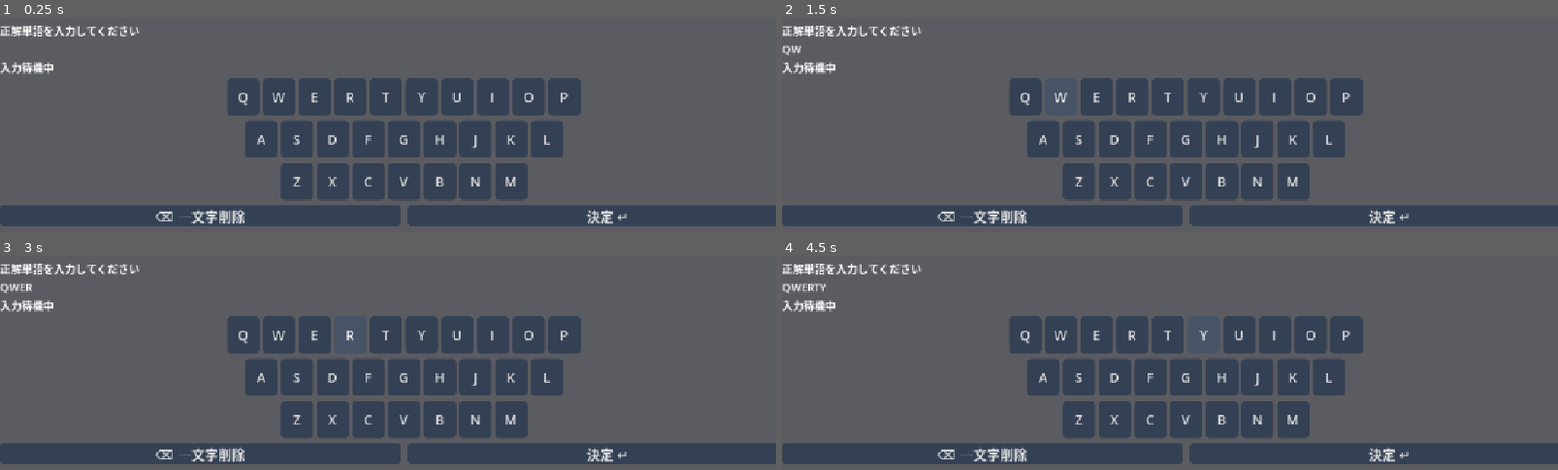
Above: before the commit, frames 1-4 (two rows, left to right).
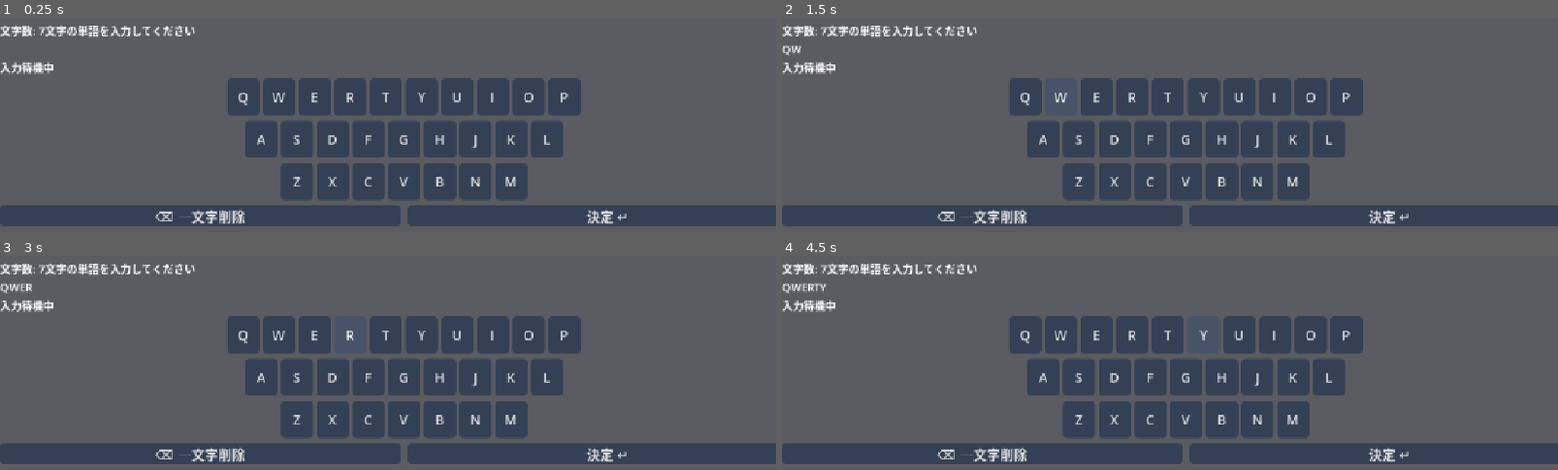
Above: after the commit, the same moments.

Repository: zhangfengsheng129-web/GodotGame
Game: Godot game, scene res://scripts/battle/test_main.tscn
Same seed, same stepped clock (60 frames per second), same inputs: the game is played once before the commit and once after it.
Inputs:
- Up to frame 1 (0.25 s): no input
- Up to frame 2 (1.5 s): click "Q" at 0.5 s; click "W" at 1.25 s
- Up to frame 3 (3 s): click "E" at 2 s; click "R" at 2.75 s
- Up to frame 4 (4.5 s): click "T" at 3.5 s; click "Y" at 4.25 s

The runs differ from the first frame. In frame 1, 0.7% of the frame differs, in the area x 0-26%, y 3-9%; in frame 2, 0.7%; in frame 3, 0.7%; in frame 4, 0.7%.

Commit message:
正解の単語が自動で選ばれるようにしました

Diff:
--- a/デジタルコンテンツ/scripts/battle/test_main.tscn
+++ b/デジタルコンテンツ/scripts/battle/test_main.tscn
@@ -1,7 +1,7 @@
 [gd_scene format=3 uid="uid://c777tndqbyheh"]
 
-[ext_resource type="Script" uid="uid://uvowlkhjkrao" path="res://scripts/testMain@FUJIWARA/testMain.gd" id="1_xygnw"]
-[ext_resource type="Script" uid="uid://cuar5da6bnrhx" path="res://scripts/testMain@FUJIWARA/testUI.gd" id="2_n2sq5"]
+[ext_resource type="Script" uid="uid://uvowlkhjkrao" path="res://scripts/testMain/testMain.gd" id="1_xygnw"]
+[ext_resource type="Script" uid="uid://cuar5da6bnrhx" path="res://scripts/testMain/testUI.gd" id="2_n2sq5"]
 
 [node name="testMain" type="Control" unique_id=1008594703]
 layout_mode = 3
--- /dev/null
+++ b/デジタルコンテンツ/scripts/testMain/testMain.gd
@@ -0,0 +1,184 @@
+
+extends Control
+#これは章さんの作成したTestWordCheckerの挙動を参考に
+#ゲーム上のクリックで文字を入力できるようにしたものです
+#testMain下にあるスクリプトとシーン構成以外には手を加えていません。
+const BattleManagerScript = preload("res://scripts/battle/BattleManager.gd")
+const WordDatabaseScript = preload(
+    "res://scripts/testMain/wordDataBase.gd"
+)
+
+const MIN_WORD_LENGTH = 4
+const MAX_WORD_LENGTH = 8
+
+var word_database
+var answer_word = ""
+var selected_word_length = 0
+
+const ENEMY_MAX_HP = 10
+const PLAYER_MAX_HP = 10
+
+var input_buffer = ""
+var input_mode = "answer"
+
+var battle_manager
+var battle_finished = false
+
+@onready var instruction_label = $MainLayout/InstructionLabel
+@onready var input_label = $MainLayout/InputLabel
+@onready var status_label = $MainLayout/StatusLabel
+@onready var keyboard = $MainLayout/Keyboard
+
+
+func _ready():
+	keyboard.letter_pressed.connect(_on_letter_pressed)
+	keyboard.backspace_pressed.connect(_on_backspace_pressed)
+	keyboard.enter_pressed.connect(_on_enter_pressed)
+
+	word_database = WordDatabaseScript.new()
+
+	start_game()
+
+	update_display()
+
+	print("=== Word Battle Test ===")
+
+func start_game():
+	if not word_database.has_words_in_range(
+		MIN_WORD_LENGTH,
+		MAX_WORD_LENGTH
+	):
+		push_error("指定範囲内に使用できる単語がありません")
+		return
+
+	# ランダムな文字数を選択
+	selected_word_length = randi_range(
+		MIN_WORD_LENGTH,
+		MAX_WORD_LENGTH
+	)
+
+	# 選択した文字数の単語を取得
+	answer_word = word_database.get_random_word(
+		selected_word_length
+	)
+
+	# その文字数の単語がなければ再抽選
+	while answer_word.is_empty():
+		selected_word_length = randi_range(
+			MIN_WORD_LENGTH,
+			MAX_WORD_LENGTH
+		)
+
+		answer_word = word_database.get_random_word(
+			selected_word_length
+		)
+
+	print("=== Game Start ===")
+	print("選択された文字数: ", selected_word_length)
+	print("正解単語: ", answer_word)
+
+	# すぐに戦闘を開始
+	start_battle(answer_word)
+
+# 文字入力
+func _on_letter_pressed(letter: String):
+	if battle_finished:
+		return
+
+	input_buffer += letter
+	update_display()
+
+
+# 一文字削除
+func _on_backspace_pressed():
+	if battle_finished:
+		return
+
+	if input_buffer.length() > 0:
+		input_buffer = input_buffer.substr(
+			0,
+			input_buffer.length() - 1
+		)
+
+	update_display()
+
+
+# 決定ボタン
+func _on_enter_pressed():
+	if battle_finished:
+		return
+
+	if input_buffer.is_empty():
+		return
+
+	var word = input_buffer
+	input_buffer = ""
+
+	submit_guess(word)
+
+	update_display()
+
+# 正解単語を設定して戦闘開始
+func start_battle(word: String):
+	battle_manager = BattleManagerScript.new(
+		word,
+		ENEMY_MAX_HP,
+		PLAYER_MAX_HP
+	)
+
+	input_mode = "guess"
+
+	print("")
+	print("=== Battle Start ===")
+	print("正解単語: ", word)
+	print("敵HP: ", ENEMY_MAX_HP)
+	print("プレイヤーHP: ", PLAYER_MAX_HP)
+
+
+# 回答を送信
+func submit_guess(guess: String):
+	print("")
+	print("入力: ", guess)
+
+	var result = battle_manager.submit_guess(guess)
+
+	if result.has("error"):
+		print("エラー: ", result["error"])
+		return
+
+	print("判定: ", result["result"])
+	print("与えたダメージ: ", result["damage"])
+	print("敵HP: ", result["enemy_hp"])
+	print("受けたダメージ: ", result["counter_damage"])
+	print("プレイヤーHP: ", result["player_hp"])
+
+	if result["status"] == "win":
+		finish_battle("勝利！")
+
+	elif result["status"] == "lose":
+		finish_battle("敗北...")
+
+
+# 戦闘終了
+func finish_battle(message: String):
+	battle_finished = true
+
+	print("")
+	print("=== Battle Finished ===")
+	print(message)
+
+	status_label.text = message
+	instruction_label.text = "戦闘終了"
+
+
+# 画面表示更新
+func update_display():
+	input_label.text = input_buffer
+
+	instruction_label.text = (
+        "文字数: %d文字の単語を入力してください"
+		% selected_word_length
+	)
+
+	if not battle_finished:
+		status_label.text = "入力待機中"
--- /dev/null
+++ b/デジタルコンテンツ/scripts/testMain/testUI.gd
@@ -0,0 +1,94 @@
+
+extends Control
+#これはキーボード入力のためのスクリプトです
+#少なくともMainLayout下のノード，ラベルの名前を参照しているため
+#改変するときは一度AIに読み込ませるなどして依存関係を確認したほうが良いと思います
+signal letter_pressed(letter: String)
+signal backspace_pressed
+signal enter_pressed
+
+const KEY_ROWS = [
+	"QWERTYUIOP",
+	"ASDFGHJKL",
+    "ZXCVBNM"
+]
+
+func _ready():
+	create_keyboard()
+
+
+func create_keyboard():
+	var main_box = VBoxContainer.new()
+	main_box.add_theme_constant_override("separation", 8)
+	main_box.set_anchors_and_offsets_preset(Control.PRESET_FULL_RECT)
+	add_child(main_box)
+
+	for row_text in KEY_ROWS:
+		create_key_row(main_box, row_text)
+
+	# 削除・決定ボタン
+	var bottom_row = HBoxContainer.new()
+	bottom_row.add_theme_constant_override("separation", 10)
+	main_box.add_child(bottom_row)
+
+	var backspace = create_button("⌫ 一文字削除")
+	backspace.size_flags_horizontal = Control.SIZE_EXPAND_FILL
+	backspace.pressed.connect(_on_backspace_pressed)
+	bottom_row.add_child(backspace)
+
+	var enter = create_button("決定 ↵")
+	enter.size_flags_horizontal = Control.SIZE_EXPAND_FILL
+	enter.pressed.connect(_on_enter_pressed)
+	bottom_row.add_child(enter)
+
+
+func create_key_row(parent: VBoxContainer, letters: String):
+	var row = HBoxContainer.new()
+	row.alignment = BoxContainer.ALIGNMENT_CENTER
+	row.add_theme_constant_override("separation", 5)
+	parent.add_child(row)
+
+	for i in range(letters.length()):
+		var letter = letters.substr(i, 1)
+		var button = create_button(letter)
+
+		button.custom_minimum_size = Vector2(48, 55)
+		button.pressed.connect(_on_letter_pressed.bind(letter))
+
+		row.add_child(button)
+
+
+func create_button(button_text: String) -> Button:
+	var button = Button.new()
+	button.text = button_text
+	button.add_theme_font_size_override("font_size", 20)
+
+	var normal = StyleBoxFlat.new()
+	normal.bg_color = Color("#344054")
+	normal.set_corner_radius_all(6)
+
+	var hover = StyleBoxFlat.new()
+	hover.bg_color = Color("#475467")
+	hover.set_corner_radius_all(6)
+
+	var pressed = StyleBoxFlat.new()
+	pressed.bg_color = Color("#667085")
+	pressed.set_corner_radius_all(6)
+
+	button.add_theme_stylebox_override("normal", normal)
+	button.add_theme_stylebox_override("hover", hover)
+	button.add_theme_stylebox_override("pressed", pressed)
+
+	return button
+
+
+func _on_letter_pressed(letter: String):
+	letter_pressed.emit(letter)
+
+
+func _on_backspace_pressed():
+	backspace_pressed.emit()
+
+
+func _on_enter_pressed():
+	enter_pressed.emit()
--- /dev/null
+++ b/デジタルコンテンツ/scripts/testMain/wordDataBase.gd
@@ -0,0 +1,66 @@
+
+extends RefCounted
+
+const WORDS_PATH = "res://scripts/testMain/words.json"
+
+var words: Array[String] = []
+
+
+func _init():
+	load_words()
+
+
+# JSONファイルから単語を読み込む
+func load_words():
+	words.clear()
+
+	if not FileAccess.file_exists(WORDS_PATH):
+		push_error("単語データが見つかりません: " + WORDS_PATH)
+		return
+
+	var file = FileAccess.open(WORDS_PATH, FileAccess.READ)
+
+	if file == null:
+		push_error("単語データを開けませんでした")
+		return
+
+	var json = JSON.new()
+	var error = json.parse(file.get_as_text())
+
+	if error != OK:
+		push_error("JSON読み込みエラー: " + json.get_error_message())
+		return
+
+	var data = json.data
+
+	if not data is Dictionary or not data.has("words"):
+		push_error("JSONの形式が正しくありません")
+		return
+
+	for word in data["words"]:
+		if word is String and not word.strip_edges().is_empty():
+			words.append(word.strip_edges().to_upper())
+
+
+# 指定文字数の単語をランダムに取得
+func get_random_word(length: int) -> String:
+	var candidates: Array[String] = []
+
+	for word in words:
+		if word.length() == length:
+			candidates.append(word)
+
+	if candidates.is_empty():
+		push_warning("指定文字数の単語がありません: " + str(length))
+		return ""
+
+	return candidates.pick_random()
+
+
+# 指定範囲に単語が存在するか確認
+func has_words_in_range(min_length: int, max_length: int) -> bool:
+	for word in words:
+		if word.length() >= min_length and word.length() <= max_length:
+			return true
+
+	return false
--- /dev/null
+++ b/デジタルコンテンツ/scripts/testMain/words.json
@@ -0,0 +1,15 @@
+
+{
+	"words": [
+		"APPLE",
+		"GRAPE",
+		"LEMON",
+		"MELON",
+		"PEACH",
+		"BANANA",
+		"ORANGE",
+		"CHERRY",
+		"COCONUT",
+        "PINEAPPLE"
+	]
+}
Not shown, added: デジタルコンテンツ/scripts/testMain/testMain.gd.uid
Not shown, added: デジタルコンテンツ/scripts/testMain/testUI.gd.uid
Not shown, added: デジタルコンテンツ/scripts/testMain/wordDataBase.gd.uid
